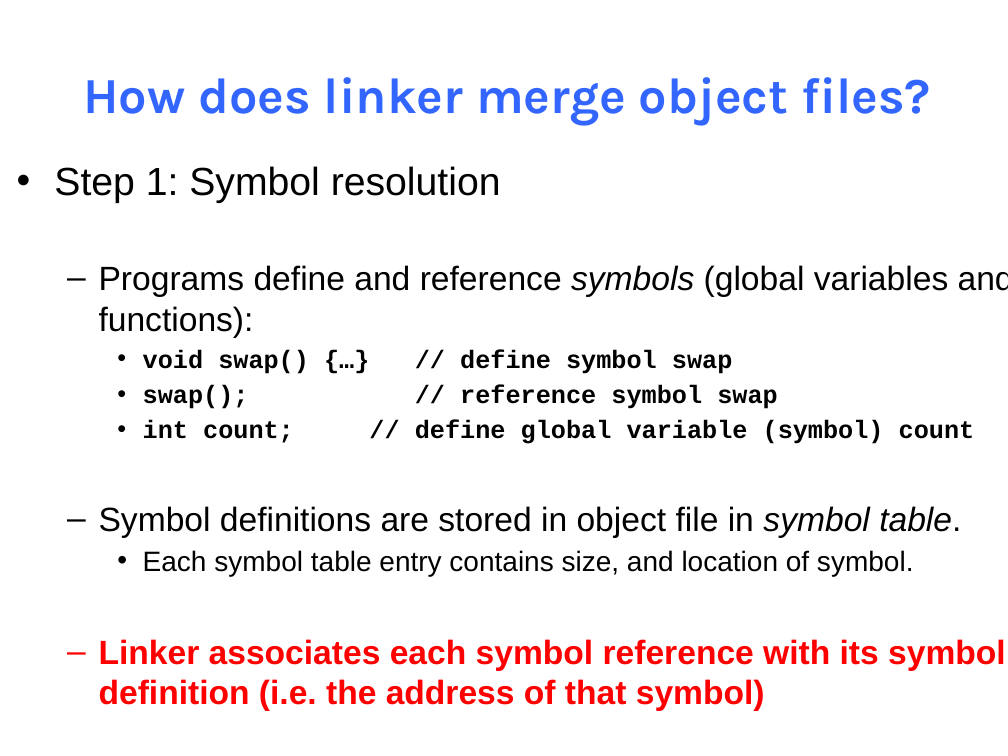
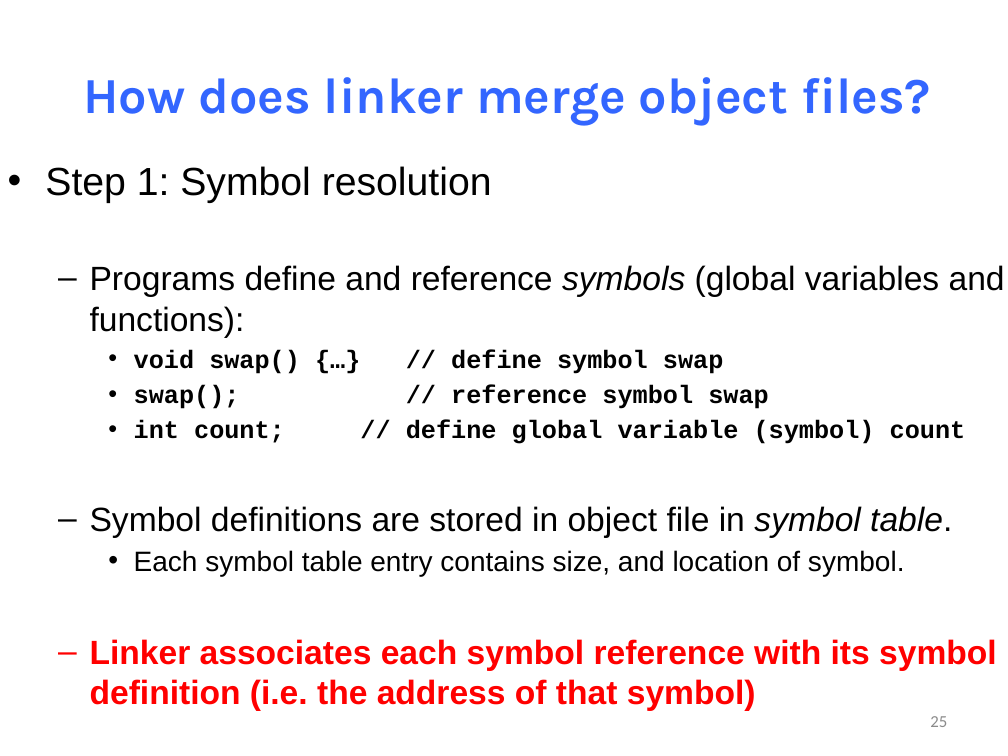
Before and after one commit to NYU-CSO/nyu-cso.github.io, a slide deck: slide 25 of notes/13-optimization-linking.pptx (slide 24 before the commit). Drawn at 1008x756 pixels with LibreOffice and Linux fonts; fonts in the diff are those of the drawing. Boxes give left, top, right and bottom in pixels: in the first picture for what was removed or moved away, otherwise in the second. Text is boxed around its words. In the diff, an @@ line names an element or a change of style, - is before the commit and + after.

```diff
--- a/notes/13-optimization-linking.pptx
+++ b/notes/13-optimization-linking.pptx
@@ text "Step 1: Symbol resolution" rewrapped from bbox=[54, 166, 1008, 711] to bbox=[45, 166, 1005, 711] @@
@@ page number added at bbox=[930, 716, 947, 727], 12 pt, text #8C8C8C @@
+25
```
Also in this commit, not shown: 39 other slides changed, 2 slides added, 3 other files.
